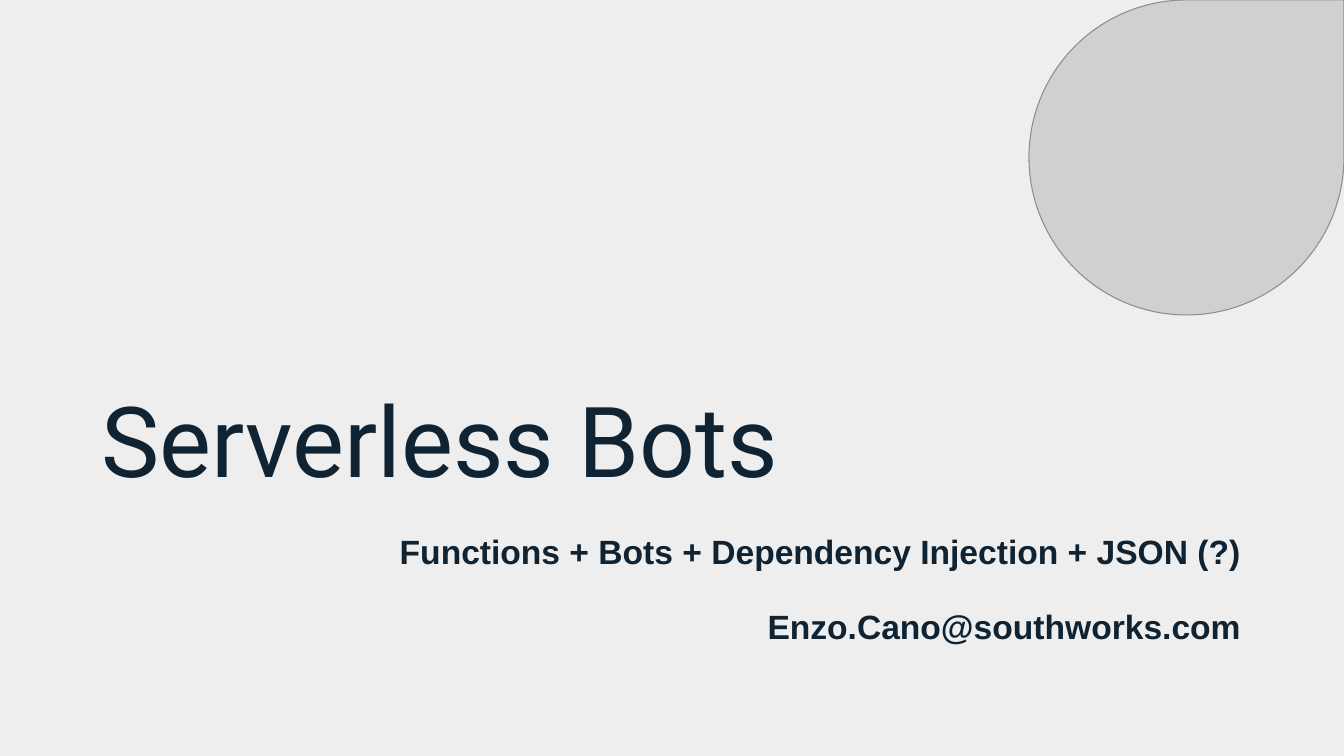
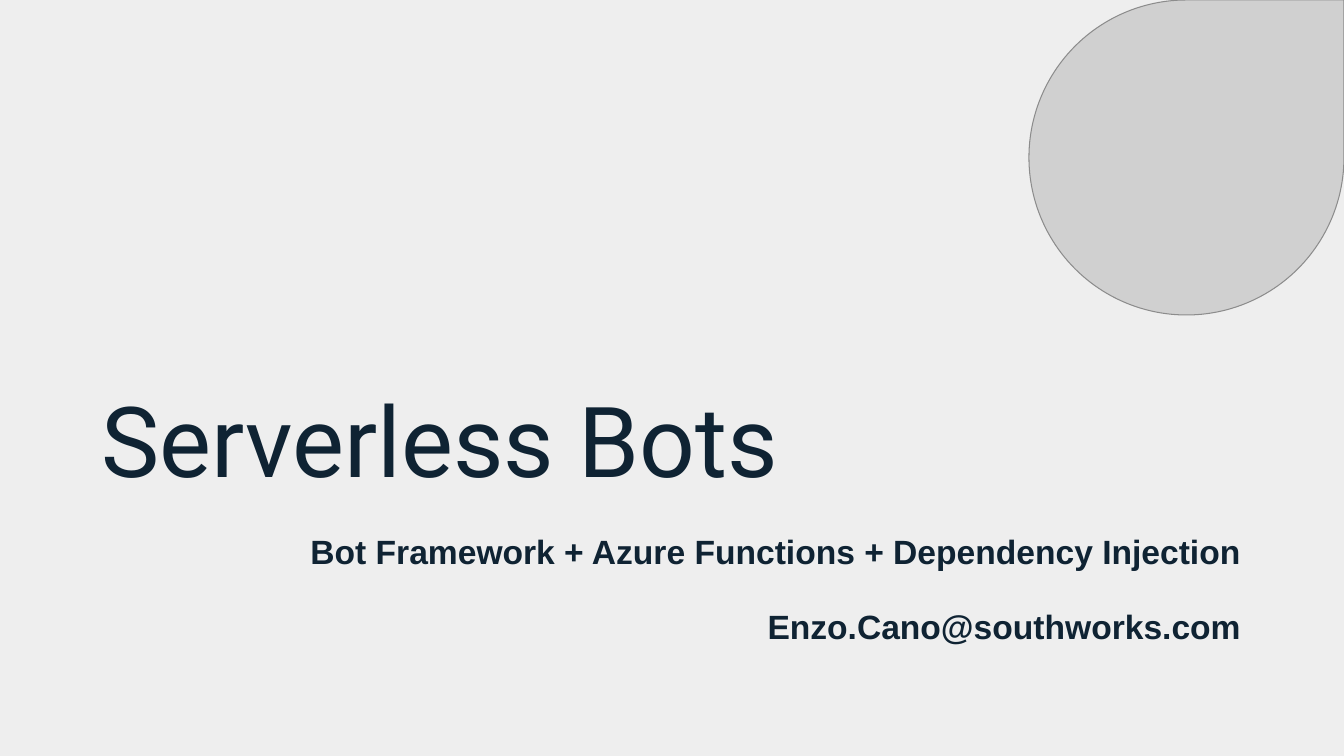
Before and after one commit to enzocano/json-func-bot, a slide deck: slide 1 of docs/FuncBot.pptx. Drawn at 1344x756 pixels with LibreOffice and Linux fonts; fonts in the diff are those of the drawing; grey boxes stand for pictures; background and template pictures are left out. Boxes give left, top, right and bottom in pixels: in the first picture for what was removed or moved away, otherwise in the second. Text is boxed around its words. In the diff, an @@ line names an element or a change of style, - is before the commit and + after.

```diff
--- a/docs/FuncBot.pptx
+++ b/docs/FuncBot.pptx
@@ text at bbox=[310, 539, 1240, 571]: text changed @@
-Functions + Bots + Dependency Injection + JSON (?)
+Bot Framework + Azure Functions + Dependency Injection
```
Also in this commit, not shown: 1 slide added, 1 slide removed, 10 other files.
